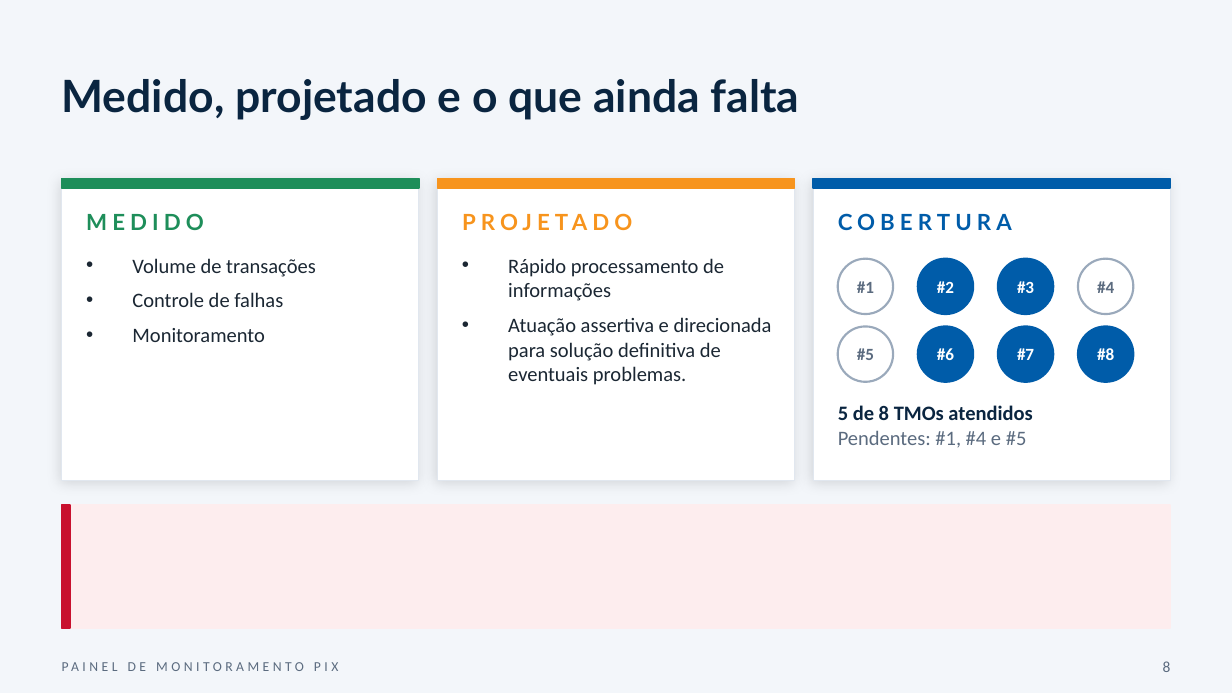
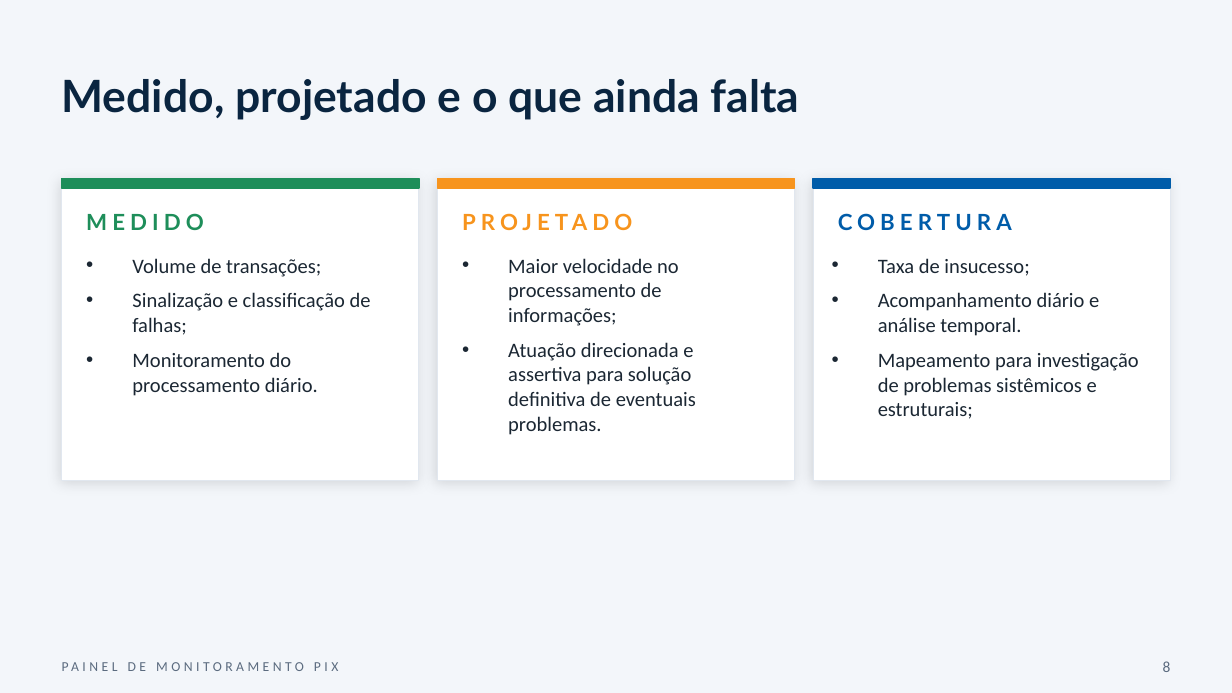
Before and after one commit to EduardoCons/upskilling-alura, a slide deck: slide 7 of Pitch_Painel_Monitoramento_PIX2.pptx. Drawn at 1232x693 pixels with LibreOffice and Linux fonts; fonts in the diff are those of the drawing. Boxes give left, top, right and bottom in pixels: in the first picture for what was removed or moved away, otherwise in the second. Text is boxed around its words. In the diff, an @@ line names an element or a change of style, - is before the commit and + after.

```diff
--- a/Pitch_Painel_Monitoramento_PIX2.pptx
+++ b/Pitch_Painel_Monitoramento_PIX2.pptx
@@ text at (x1=132, y1=258, x2=371, y2=396): text changed @@
-• Volume de transações
-• Controle de falhas
-• Monitoramento
+• Volume de transações;
+• Sinalização e classificação de falhas;
+• Monitoramento do processamento diário.
@@ text at (x1=508, y1=258, x2=696, y2=435): text changed @@
-• Rápido processamento de informações
-• Atuação assertiva e direcionada para solução definitiva de eventuais problemas.
+• Maior velocidade no processamento de informações;
+• Atuação direcionada e assertiva para solução definitiva de eventuais problemas.
@@ ellipse removed at (x1=838, y1=259, x2=893, y2=314) @@
@@ text added at (x1=878, y1=258, x2=1139, y2=419), 12 pt, text #1B2733 @@
+• Taxa de insucesso;
+• Acompanhamento diário e análise temporal.
+• Mapeamento para investigação de problemas sistêmicos e estruturais;
@@ ellipse removed at (x1=918, y1=259, x2=973, y2=314) @@
@@ ellipse removed at (x1=998, y1=259, x2=1053, y2=314) @@
@@ ellipse removed at (x1=1078, y1=259, x2=1133, y2=314) @@
@@ text removed at (x1=857, y1=281, x2=874, y2=293) @@
-#1
@@ text removed at (x1=937, y1=281, x2=954, y2=293) @@
-#2
@@ text removed at (x1=1017, y1=281, x2=1034, y2=293) @@
-#3
@@ text removed at (x1=1097, y1=281, x2=1114, y2=293) @@
-#4
@@ ellipse removed at (x1=838, y1=326, x2=893, y2=382) @@
@@ ellipse removed at (x1=918, y1=326, x2=973, y2=382) @@
@@ ellipse removed at (x1=998, y1=326, x2=1053, y2=382) @@
@@ ellipse removed at (x1=1078, y1=326, x2=1133, y2=382) @@
@@ text removed at (x1=857, y1=348, x2=874, y2=360) @@
-#5
@@ text removed at (x1=937, y1=348, x2=954, y2=360) @@
-#6
@@ text removed at (x1=1017, y1=348, x2=1034, y2=360) @@
-#7
@@ text removed at (x1=1097, y1=348, x2=1114, y2=360) @@
-#8
@@ text removed at (x1=838, y1=405, x2=1032, y2=447) @@
-5 de 8 TMOs atendidos
-Pendentes: #1, #4 e #5
@@ rectangle removed at (x1=62, y1=505, x2=1170, y2=628) @@
@@ rectangle removed at (x1=62, y1=505, x2=70, y2=628) @@
```
Also in this commit, not shown: 4 other slides changed.
